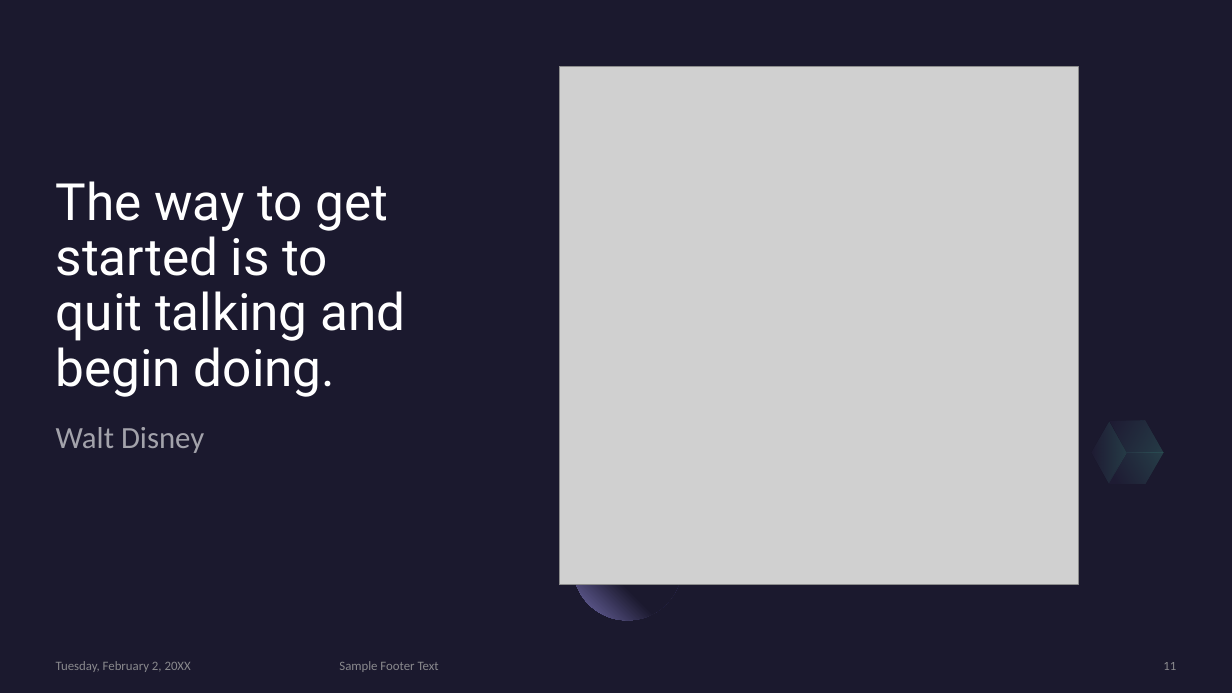
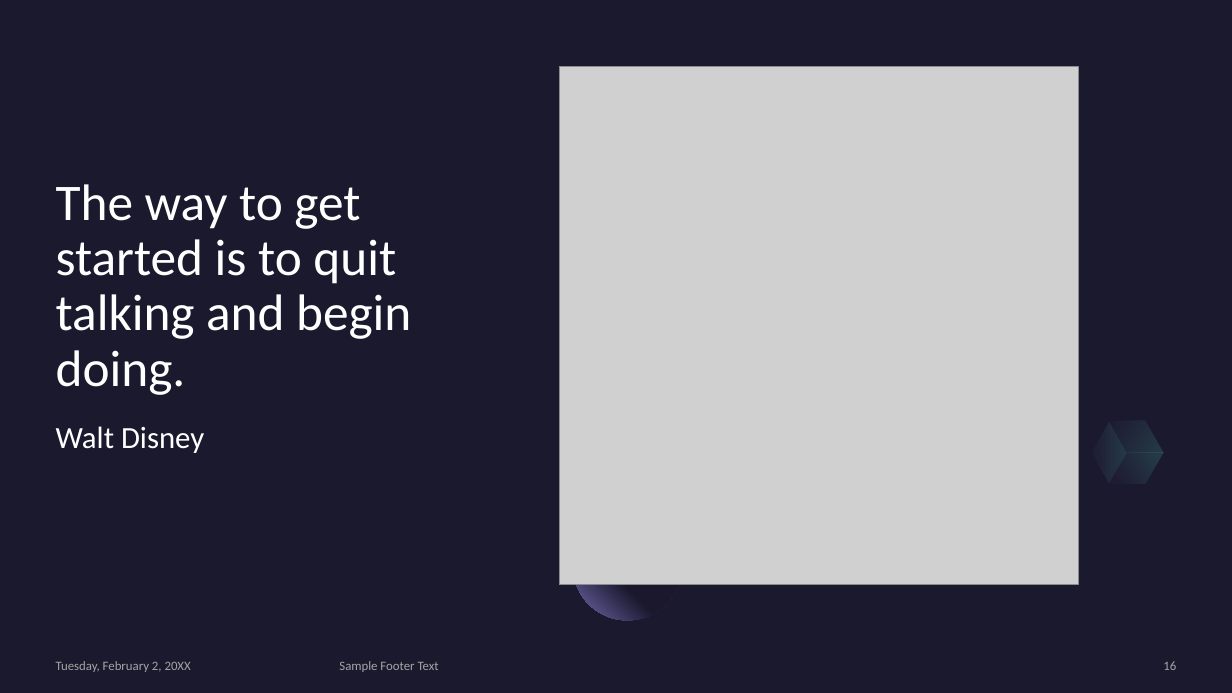
Before and after one commit to kwanda2426/kwanda_mlondi, a slide deck: slide 16 of STOCK MARKET INVESTMENT STRATEGY.pptx (slide 11 before the commit). Drawn at 1232x693 pixels with LibreOffice and Linux fonts; fonts in the diff are those of the drawing; grey boxes stand for pictures. Boxes give left, top, right and bottom in pixels: in the first picture for what was removed or moved away, otherwise in the second. Text is boxed around its words. In the diff, an @@ line names an element or a change of style, - is before the commit and + after.

```diff
--- a/STOCK MARKET INVESTMENT STRATEGY.pptx
+++ b/STOCK MARKET INVESTMENT STRATEGY.pptx
@@ title "The way to get started ..." at bbox=[56, 184, 411, 395]: font Roboto to Calibri @@
@@ text "Walt Disney" at bbox=[56, 426, 204, 453]: text colour #FFFFFF at 60% opacity to #FFFFFF; less space between paragraphs @@
@@ text "Tuesday, February 2, 20XX" at bbox=[56, 661, 191, 672]: text colour #A6A6A6 at 80% opacity to #A5A5A5 @@
@@ text "Sample Footer Text" at bbox=[339, 661, 439, 672]: text colour #A6A6A6 at 80% opacity to #A5A5A5 @@
@@ page number at bbox=[1163, 661, 1176, 670]: text changed; text colour #A6A6A6 at 80% opacity to #A5A5A5 @@
-11
+16
```
Also in this commit, not shown: 5 other slides changed, 13 slides added, 11 slides removed, 3 other files.
